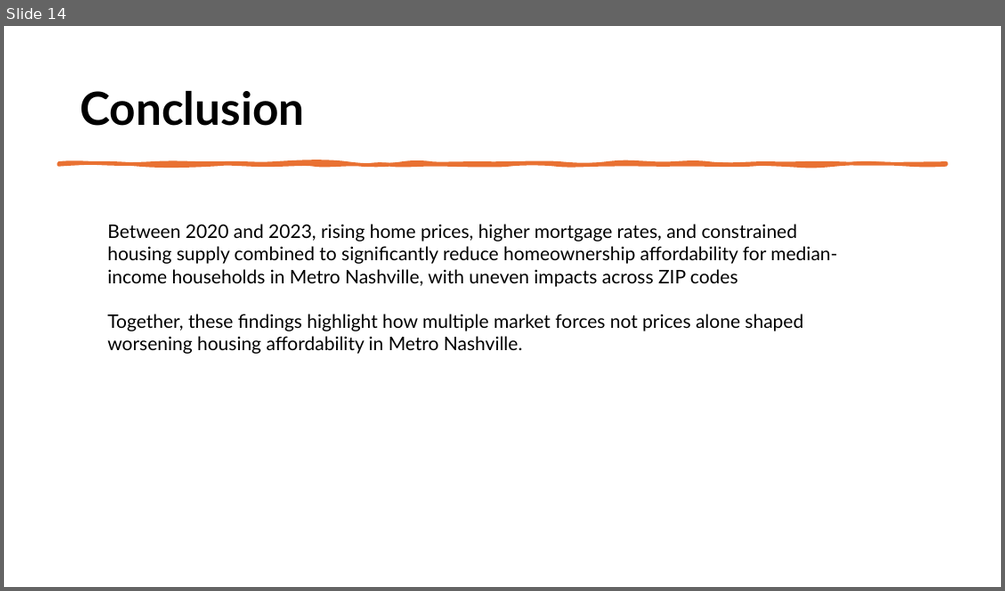
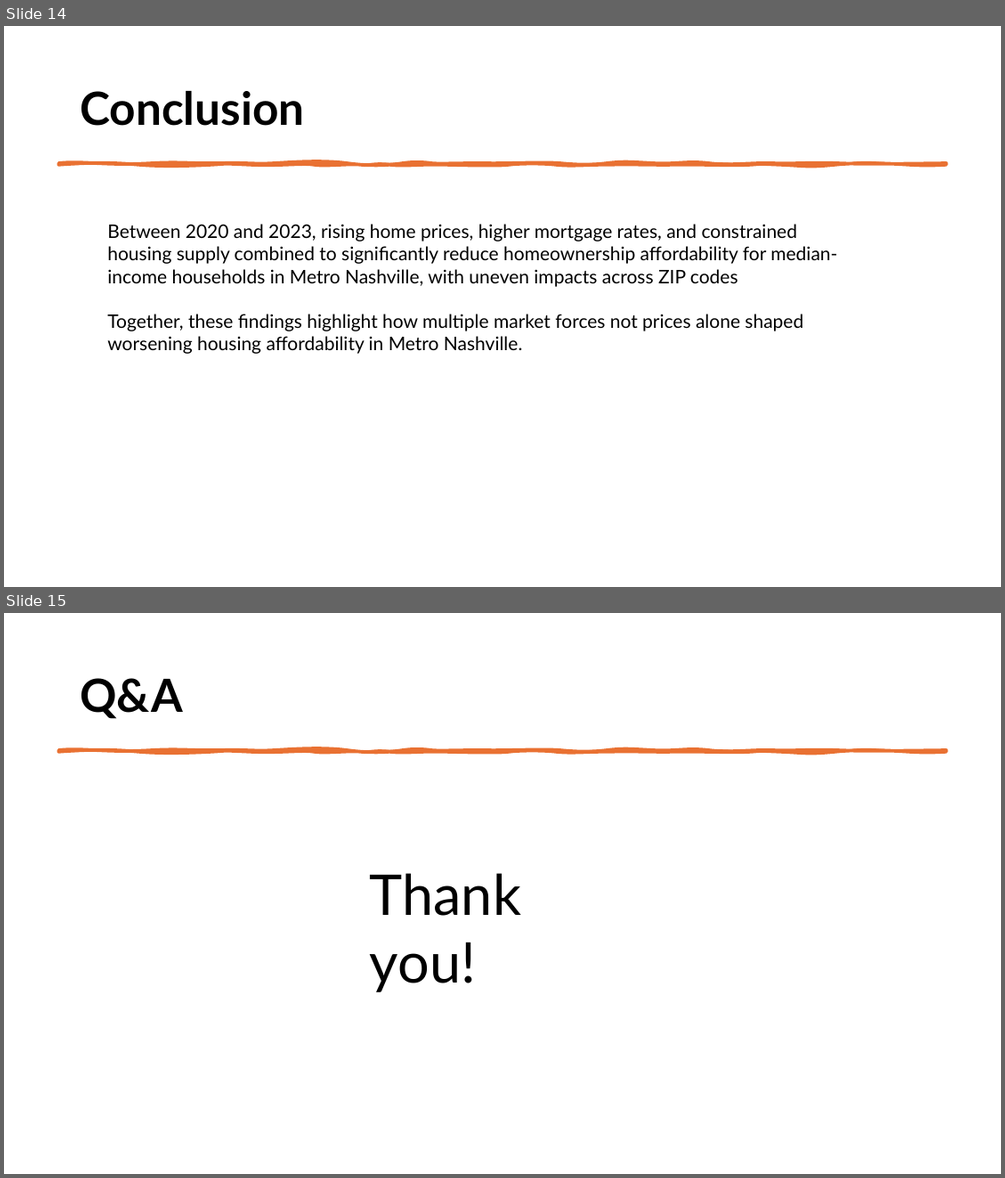
Before and after one commit to lukemgaff/Capstone-Project, a slide deck: Capstone(Nashville Housing).pptx. Shown one above the other, each under a label of ours: slide 14 before the commit, slides 14 and 15 after it. The pictures are 1005x591 and 1005x1178 pixels, drawn with LibreOffice and Linux fonts; fonts in the diff are those of the drawing. Boxes give left, top, right and bottom in pixels: in the first picture for what was removed or moved away, otherwise in the second. Text is boxed around its words. In the diff, an @@ line names an element or a change of style, - is before the commit and + after.

```diff
--- a/Capstone(Nashville Housing).pptx
+++ b/Capstone(Nashville Housing).pptx
@@ slide 15 added at (4, 613, 1001, 1174), background #FFFFFF @@
@@ title added at (80, 678, 183, 719), 44 pt, text #000000, bold @@
+Q&A
@@ freeform shape added at (58, 750, 947, 751), fill #E97132, outline #E97132 3.25 pt @@
@@ text added at (370, 873, 521, 992), 54 pt, text #000000 @@
+Thank you!
```
Also in this commit, not shown: 11 slides changed, 18 other files.
